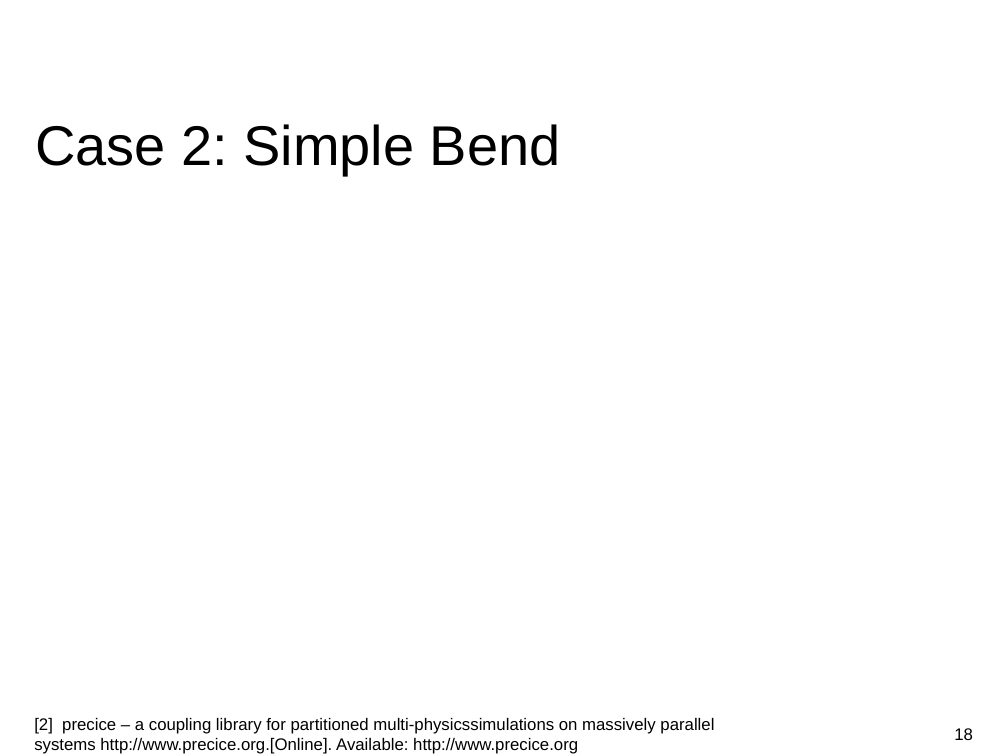
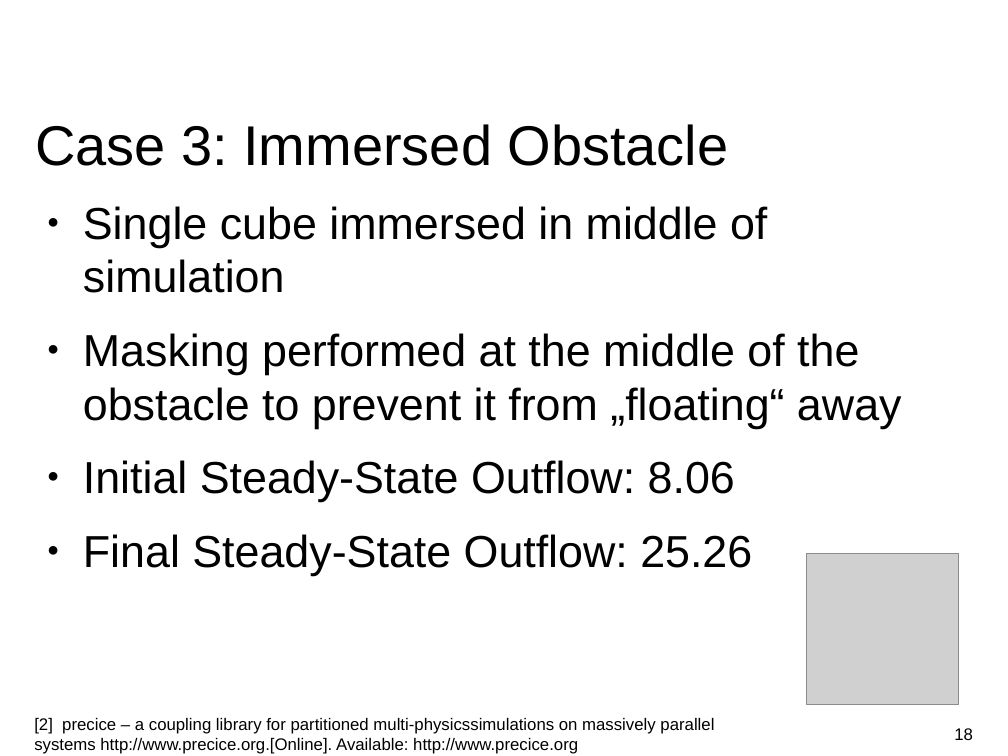
Before and after one commit to huangq1234553/cfd-lab, a slide deck: slide 18 of Presentation.odp. Drawn at 1008x756 pixels with LibreOffice and Linux fonts; fonts in the diff are those of the drawing; grey boxes stand for pictures; background and template pictures are left out. Boxes give left, top, right and bottom in pixels: in the first picture for what was removed or moved away, otherwise in the second. Text is boxed around its words. In the diff, an @@ line names an element or a change of style, - is before the commit and + after.

```diff
--- a/Presentation.odp
+++ b/Presentation.odp
@@ title at [35, 124, 729, 166]: text changed @@
-Case 2: Simple Bend
+Case 3: Immersed Obstacle
@@ text added at [83, 206, 902, 576], 32 pt, text #000000 @@
+● Single cube immersed in middle of simulation
+● Masking performed at the middle of the obstacle to prevent it from „floating“ away
+● Initial Steady-State Outflow: 8.06
+● Final Steady-State Outflow: 25.26
@@ picture added at [807, 553, 959, 705] @@
```
Also in this commit, not shown: 9 other slides changed, 1 slide added, 1 slide removed.
